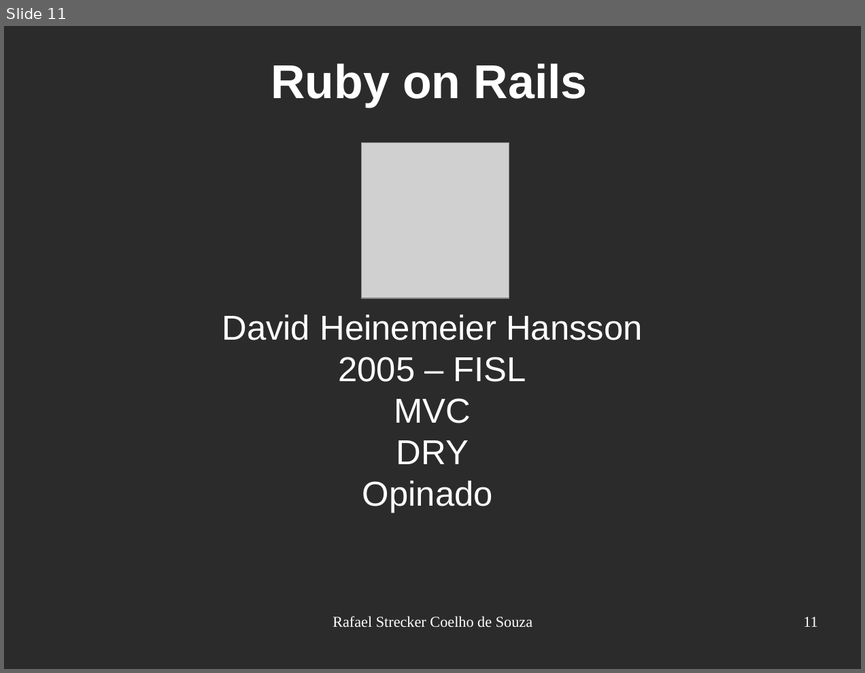
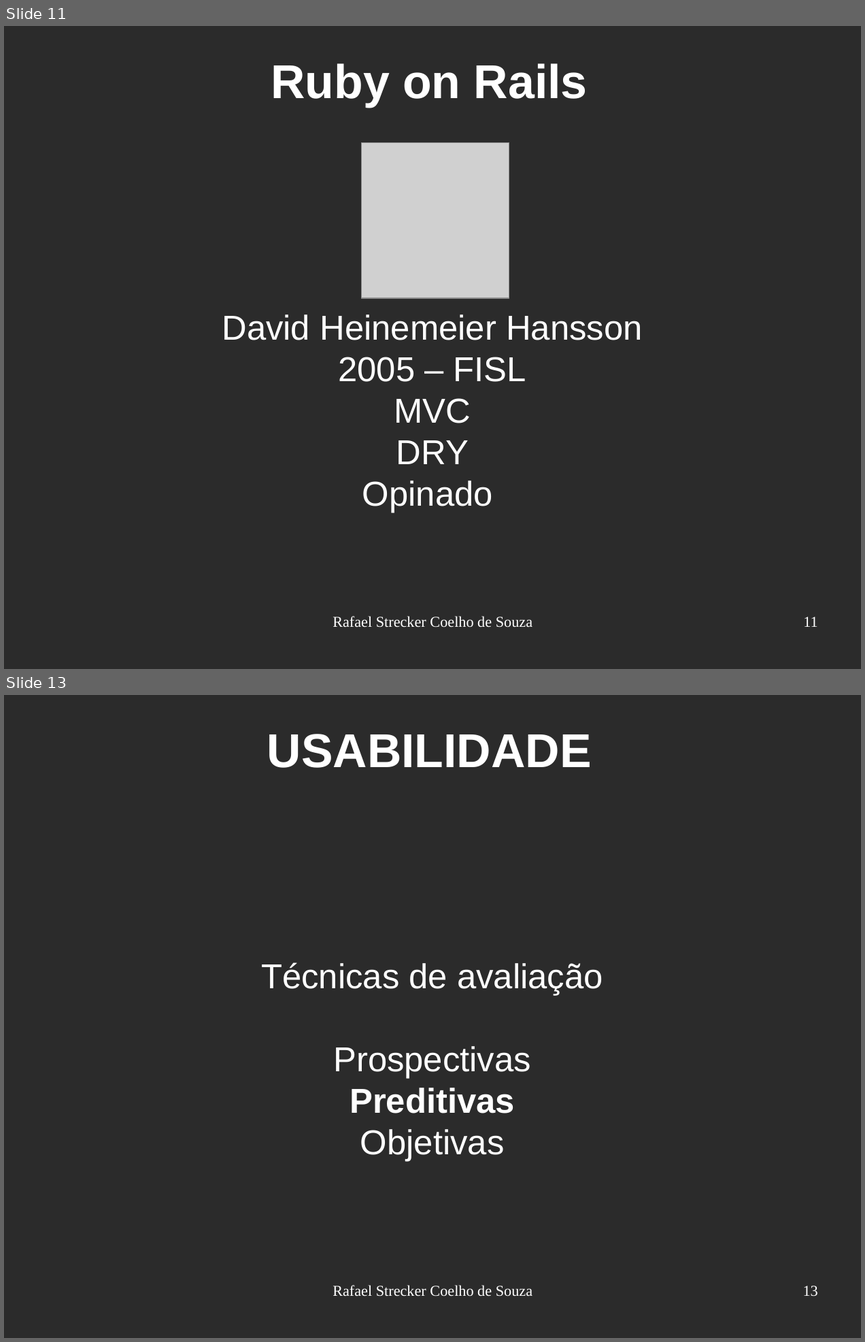
Before and after one commit to rafaelsouza/tcc, a slide deck: apresentacao/draft_apresentacao.odp. Shown one above the other, each under a label of ours: slide 11 before the commit, slides 11 and 13 after it; the slides between them are not shown. The pictures are 865x673 and 865x1342 pixels, drawn with LibreOffice and Linux fonts; fonts in the diff are those of the drawing; grey boxes stand for pictures; background and template pictures are left out; a plain dark background stands for a picture behind light text. Boxes give left, top, right and bottom in pixels: in the first picture for what was removed or moved away, otherwise in the second. Text is boxed around its words. In the diff, an @@ line names an element or a change of style, - is before the commit and + after.

```diff
--- a/apresentacao/draft_apresentacao.odp
+++ b/apresentacao/draft_apresentacao.odp
@@ slide 13 added at <box>4,695,861,1338</box>, background picture (left out) @@
@@ title added at <box>267,734,592,768</box>, 44 pt, text #FFFFFF, bold @@
+USABILIDADE
@@ subtitle added at <box>261,962,603,1161</box>, 32 pt, text #FFFFFF @@
+Técnicas de avaliação
+Prospectivas
+Preditivas
+Objetivas
@@ text added at <box>332,1285,532,1296</box>, 14 pt, text #FFFFFF @@
+Rafael Strecker Coelho de Souza
@@ page number added at <box>803,1285,818,1296</box>, 14 pt, text #FFFFFF @@
+13
```
Also in this commit, not shown: 11 slides changed, 5 other slides added, 9 other files.
